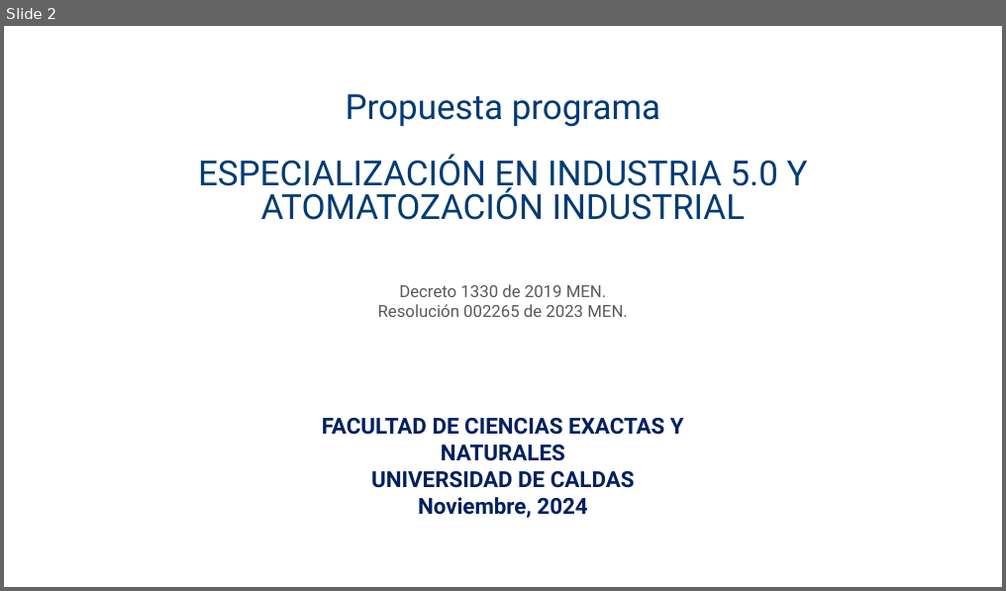
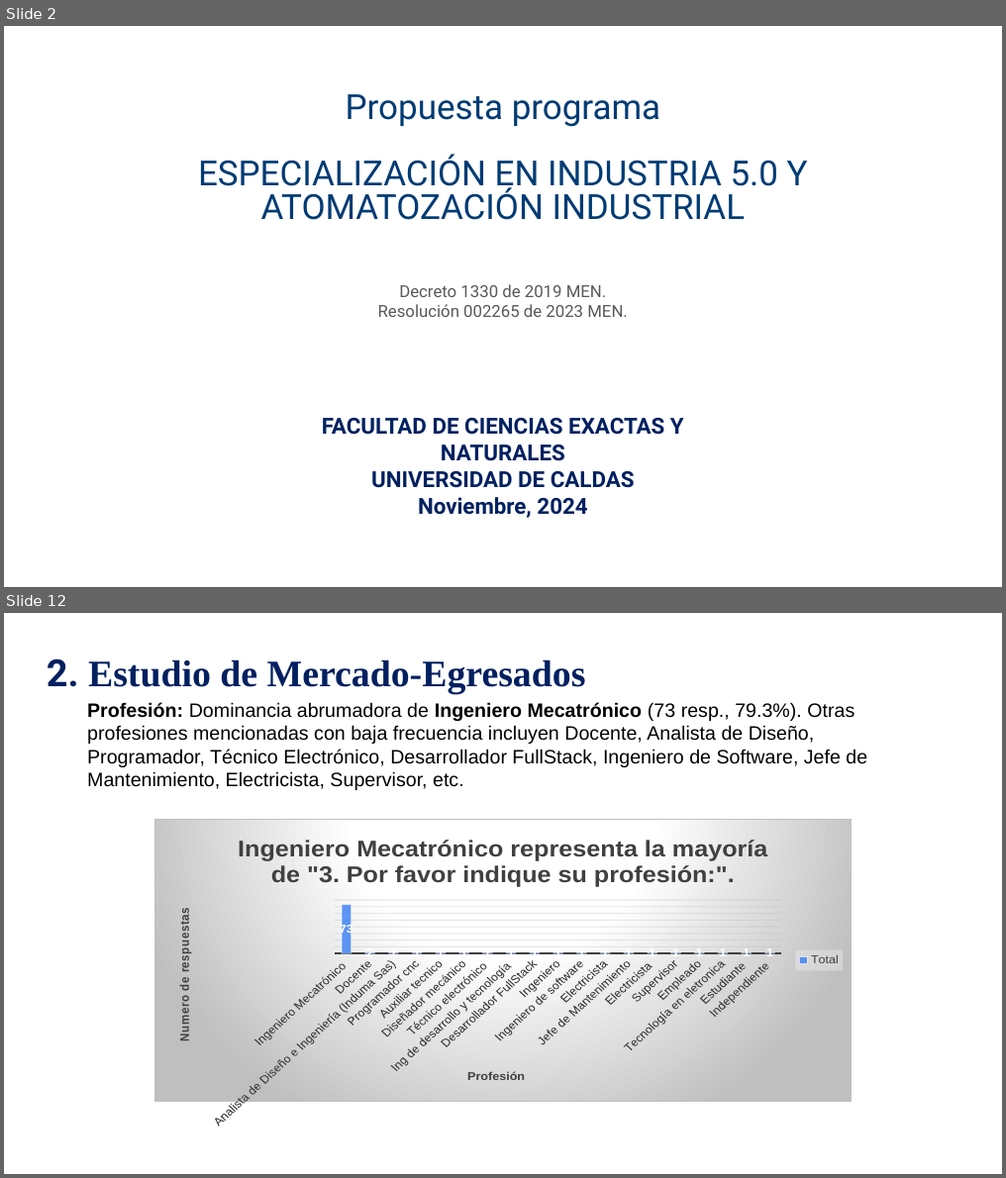
Before and after one commit to DanielVickG87/ESPECIALIZACION_EN_INDUSTRIA_5.0_Y_AUTOMATIZACION_INDUSTRIAL, a slide deck: Presentación decanatura PROGRAMA ESPECIALIZACIÓN EN INDUSTRIA 5.0.pptx. Shown one above the other, each under a label of ours: slide 2 before the commit, slides 2 and 12 after it; the slides between them are not shown. The pictures are 1006x591 and 1006x1178 pixels, drawn with LibreOffice and Linux fonts; fonts in the diff are those of the drawing; background and template pictures are left out. Boxes give left, top, right and bottom in pixels: in the first picture for what was removed or moved away, otherwise in the second. Text is boxed around its words. In the diff, an @@ line names an element or a change of style, - is before the commit and + after.

```diff
--- a/Presentación decanatura PROGRAMA ESPECIALIZACIÓN EN INDUSTRIA 5.0.pptx
+++ b/Presentación decanatura PROGRAMA ESPECIALIZACIÓN EN INDUSTRIA 5.0.pptx
@@ slide 12 added at (x1=4, y1=613, x2=1002, y2=1174), background picture (left out) @@
@@ text added at (x1=47, y1=659, x2=586, y2=693), 27 pt, text #002060, bold @@
+2. Estudio de Mercado-Egresados
@@ text added at (x1=87, y1=702, x2=867, y2=790), 14 pt, text #000000 @@
+  Profesión: Dominancia abrumadora de Ingeniero Mecatrónico (73 resp., 79.3%). Otras profesiones mencionadas con baja frecuencia incluyen Docente, Analista de Diseño, Programador, Técnico Electrónico, Desarrollador FullStack, Ingeniero de Software, Jefe de Mantenimiento, Electricista, Supervisor, etc.
@@ column stacked chart added at (x1=154, y1=819, x2=852, y2=1129) @@
+title "Ingeniero Mecatrónico representa la mayoría de "3. Por favor indique su profesión:". "
+categories: Ingeniero Mecatrónico , Docente, Analista de Diseño e Ingeniería (Induma Sas), Programador cnc, Auxiliar tecnico, Diseñador mecánico, Técnico electrónico , Ing de desarrollo y tecnología , Desarrollador FullStack, Ingeniero, Ingeniero de software, Electricista, Jefe de Mantenimiento, Electricista , Supervisor, Empleado, Tecnología en eletronica, Estudiante , Independiente 
+Total: 73, 2, 1, 1, 1, 1, 1, 1, 1, 1, 1, 1, 1, 1, 1, 1, 1, 1, 1
```
Also in this commit, not shown: 7 slides changed, 14 other slides added, 2 slides removed, 10 other files.
